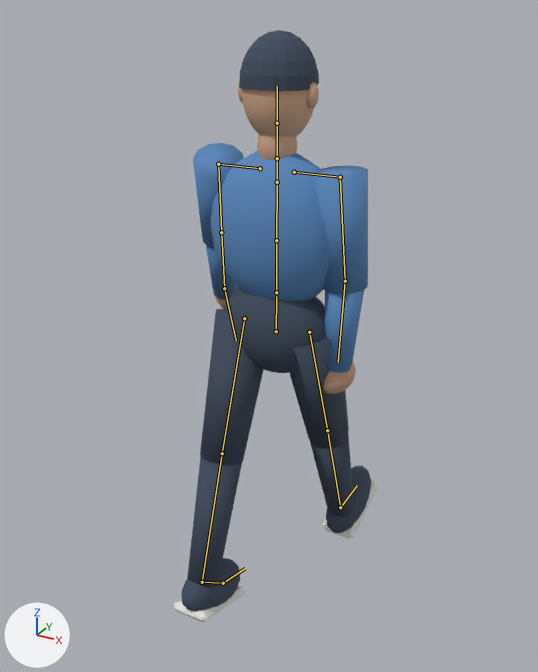
A saved change to the glTF model assets/characters/anims/character_anims.glb.
Camera for both pictures: a 50 mm camera at (0.928, -1.732, 1.748) aimed at (-0.058, 0.061, 0.851). Every picture has the same lights, and +X, +Y and +Z are marked at lower left. The picture after the commit comes second. Both versions are drawn at frame 0 of the action 'walk'; the numbers are the values there. The bones that change, and the others that lie on the model, are drawn over the model as lines.

The first picture shows 'char_a_body'.
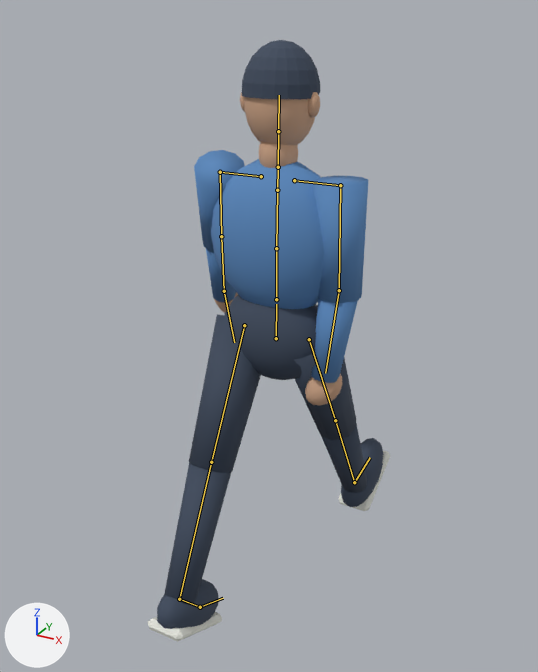
Location of each change, (x1, y1, x2, y2) in pixels of the pictures (538 x 672 px):
'char_a_body', posed (19% wider)
    before: (174, 30, 378, 623)
    after: (148, 40, 390, 642)
bone 'Hips', root to tip
    before: (276, 331) to (276, 296)
    after: (276, 338) to (276, 304)
bone 'LeftUpperLeg', root to tip
    before: (309, 332) to (327, 430)
    after: (309, 339) to (335, 420)
bone 'RightUpperLeg', root to tip
    before: (244, 318) to (222, 453)
    after: (244, 325) to (211, 462)
bone 'Chest', root to tip
    before: (276, 240) to (277, 182)
    after: (276, 248) to (277, 190)
bone 'LeftUpperArm', root to tip
    before: (340, 177) to (345, 281)
    after: (340, 185) to (339, 290)
bone 'LeftLowerArm', root to tip
    before: (345, 281) to (338, 362)
    after: (339, 290) to (325, 373)
bone 'RightUpperArm', root to tip
    before: (218, 164) to (221, 232)
    after: (220, 172) to (221, 236)
bone 'RightLowerArm', root to tip
    before: (221, 232) to (224, 288)
    after: (221, 236) to (224, 291)

The change, as a list of edits to the scene's bpy script:
```text
Change bone_hips:
    where bone_hips = bpy.data.objects['Rig'].pose.bones['Hips']  # child of 'Root'
    bone_hips.location: (0.0, 0.0, 0.0) -> (0.0, -0.022, 0.0)
Change bone_leftupperleg:
    where bone_leftupperleg = bpy.data.objects['Rig'].pose.bones['LeftUpperLeg']  # child of 'Hips'
    bone_leftupperleg.rotation_quaternion: (0.986, 0.169, 0.0, 0.0) -> (0.969, 0.247, 0.0, 0.0)  # degrees (19, 0, 0) -> degrees (29, 0, 0)
Change bone_rightupperleg:
    where bone_rightupperleg = bpy.data.objects['Rig'].pose.bones['RightUpperLeg']  # child of 'Hips'
    bone_rightupperleg.rotation_quaternion: (-0.986, 0.169, 0.0, 0.0) -> (-0.969, 0.247, 0.0, 0.0)  # degrees (-19, 0, 0) -> degrees (-29, 0, 0)
Change bone_chest:
    where bone_chest = bpy.data.objects['Rig'].pose.bones['Chest']  # child of 'Spine'
    bone_chest.rotation_quaternion: (1.0, 0.0, 0.0, 0.0) -> (1.0, -0.012, 0.0, 0.0)  # degrees (0, 0, 0) -> degrees (-1, 0, 0)
Change bone_leftupperarm:
    where bone_leftupperarm = bpy.data.objects['Rig'].pose.bones['LeftUpperArm']  # child of 'LeftShoulder'
    bone_leftupperarm.rotation_quaternion: (0.962, -0.116, -0.03, 0.246) -> (0.958, -0.145, -0.037, 0.245)  # degrees (-14, 0, 29) -> degrees (-17, 0, 29)
Change bone_leftlowerarm:
    where bone_leftlowerarm = bpy.data.objects['Rig'].pose.bones['LeftLowerArm']  # child of 'LeftUpperArm'
    bone_leftlowerarm.rotation_quaternion: (0.998, -0.06, 0.0, 0.0) -> (0.997, -0.075, 0.0, 0.0)  # degrees (-7, 0, 0) -> degrees (-9, 0, 0)
Change bone_rightupperarm:
    where bone_rightupperarm = bpy.data.objects['Rig'].pose.bones['RightUpperArm']  # child of 'RightShoulder'
    bone_rightupperarm.rotation_quaternion: (0.962, 0.116, -0.03, -0.246) -> (0.958, 0.145, -0.037, -0.245)  # degrees (14, 0, -29) -> degrees (17, 0, -29)
Change bone_rightlowerarm:
    where bone_rightlowerarm = bpy.data.objects['Rig'].pose.bones['RightLowerArm']  # child of 'RightUpperArm'
    bone_rightlowerarm.rotation_quaternion: (0.998, -0.06, 0.0, 0.0) -> (0.997, -0.075, 0.0, 0.0)  # degrees (-7, 0, 0) -> degrees (-9, 0, 0)
```
